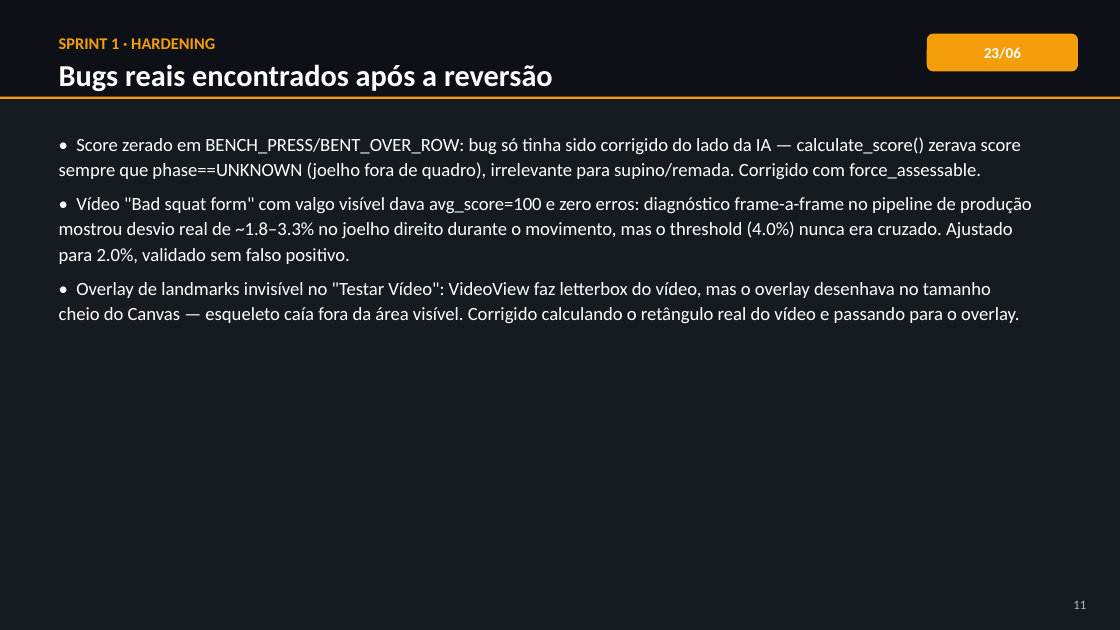
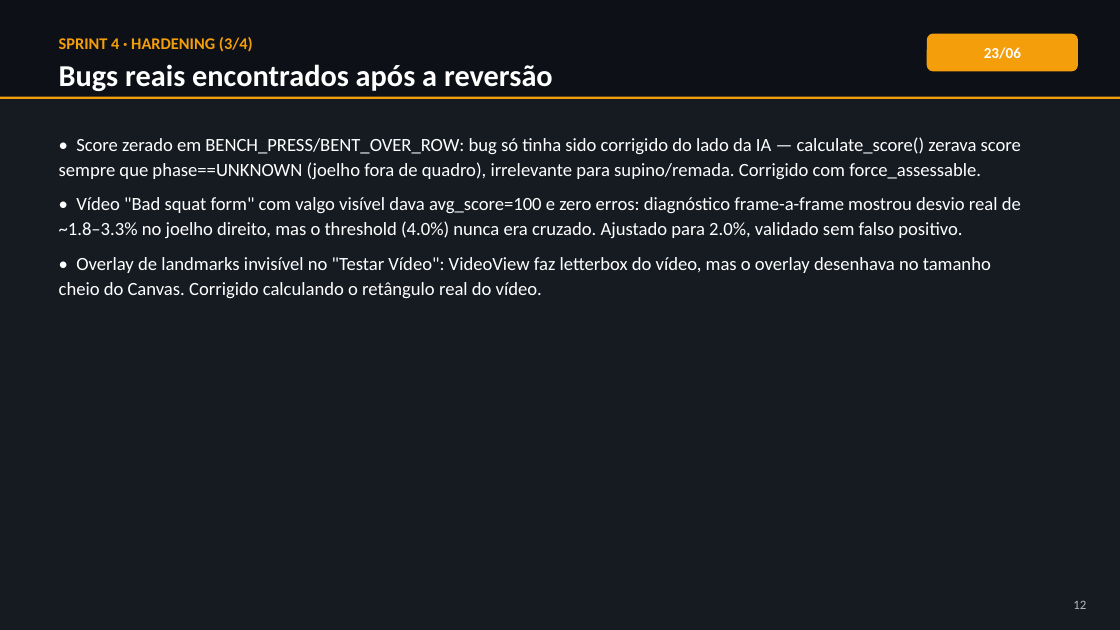
Before and after one commit to souzza-matheus/gym, a slide deck: slide 12 of GymVision_Historico_Projeto.pptx (slide 11 before the commit). Drawn at 1120x630 pixels with LibreOffice and Linux fonts; fonts in the diff are those of the drawing. Boxes give left, top, right and bottom in pixels: in the first picture for what was removed or moved away, otherwise in the second. Text is boxed around its words. In the diff, an @@ line names an element or a change of style, - is before the commit and + after.

```diff
--- a/GymVision_Historico_Projeto.pptx
+++ b/GymVision_Historico_Projeto.pptx
@@ text at (59, 37, 253, 52): text changed @@
-SPRINT 1 · HARDENING
+SPRINT 4 · HARDENING (3/4)
@@ text at (59, 197, 1021, 298): text changed @@
-• Vídeo "Bad squat form" com valgo visível dava avg_score=100 e zero erros: diagnóstico frame-a-frame no pipeline de produção mostrou desvio real de ~1.8–3.3% no joelho direito durante o movimento, mas o threshold (4.0%) nunca era cruzado. Ajustado para 2.0%, validado sem falso positivo.
-• Overlay de landmarks invisível no "Testar Vídeo": VideoView faz letterbox do vídeo, mas o overlay desenhava no tamanho cheio do Canvas — esqueleto caía fora da área visível. Corrigido calculando o retângulo real do vídeo e passando para o overlay.
+• Vídeo "Bad squat form" com valgo visível dava avg_score=100 e zero erros: diagnóstico frame-a-frame mostrou desvio real de ~1.8–3.3% no joelho direito, mas o threshold (4.0%) nunca era cruzado. Ajustado para 2.0%, validado sem falso positivo.
+• Overlay de landmarks invisível no "Testar Vídeo": VideoView faz letterbox do vídeo, mas o overlay desenhava no tamanho cheio do Canvas. Corrigido calculando o retângulo real do vídeo.
@@ text at (1073, 600, 1086, 609): text changed @@
-11
+12
```
Also in this commit, not shown: 9 other slides changed, 5 slides added, 7 slides removed.
